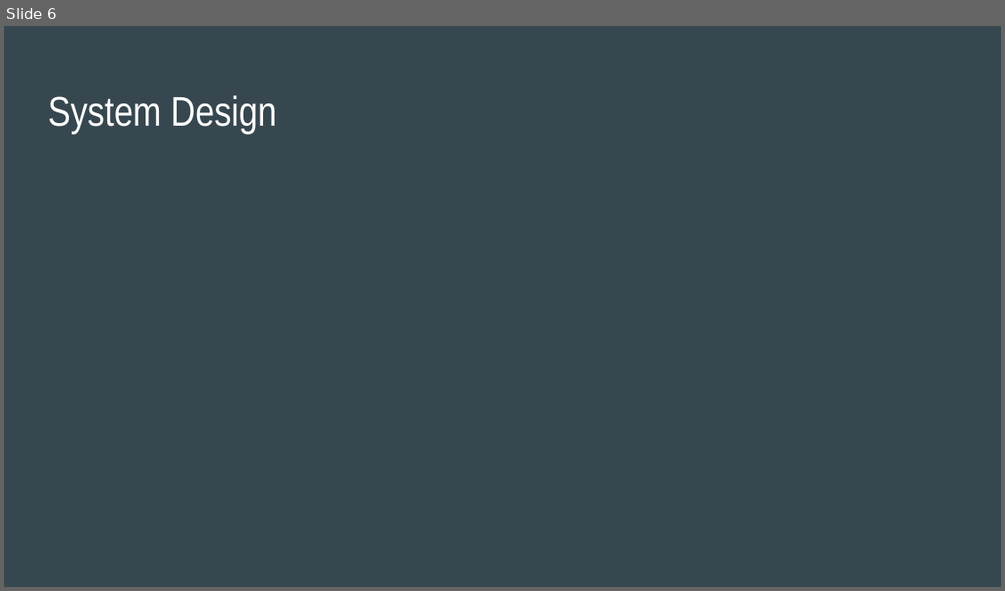
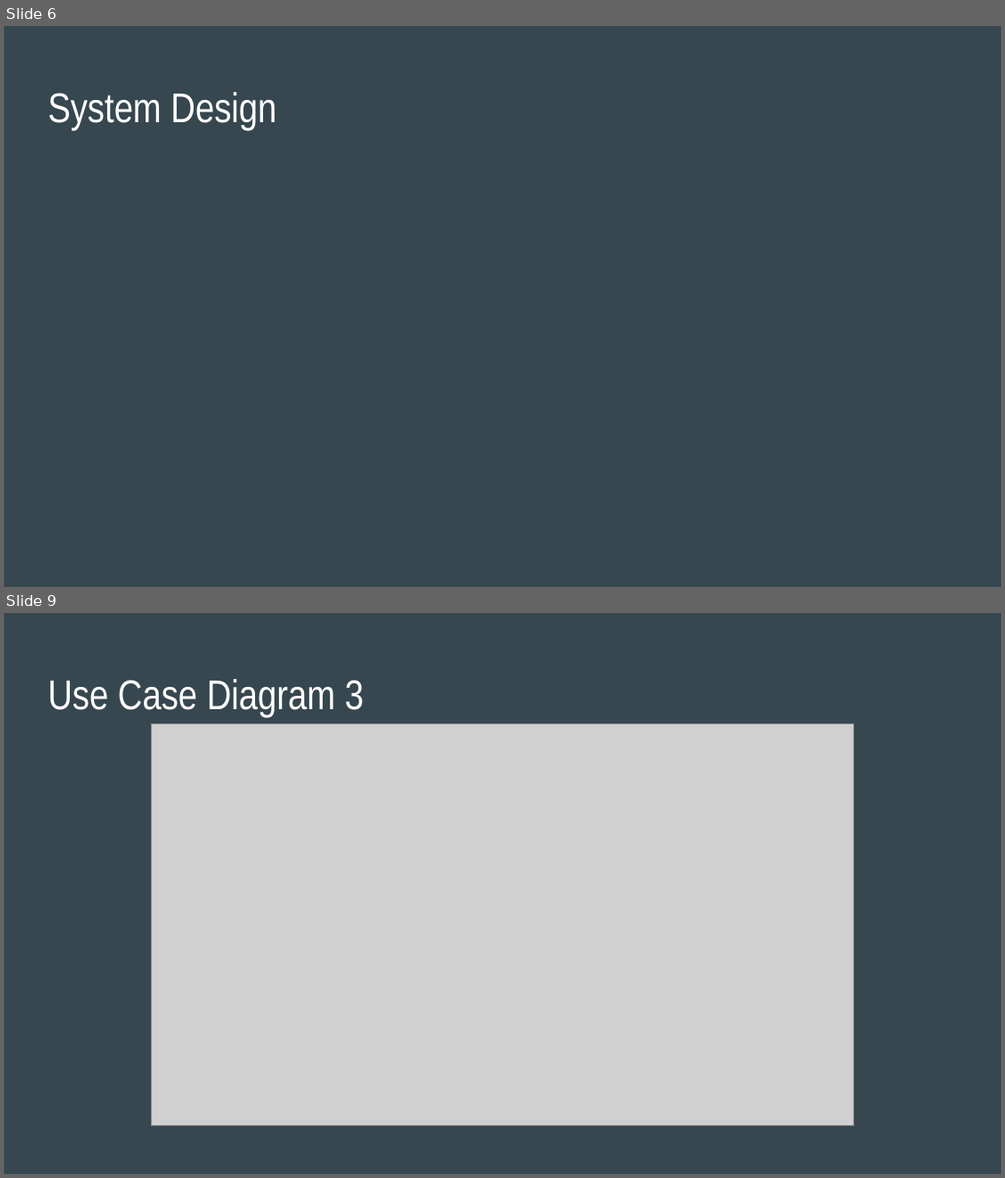
Before and after one commit to jon3654/synthsgw, a slide deck: Presentation.odp. Shown one above the other, each under a label of ours: slide 6 before the commit, slides 6 and 9 after it; the slides between them are not shown. The pictures are 1005x591 and 1005x1178 pixels, drawn with LibreOffice and Linux fonts; fonts in the diff are those of the drawing; grey boxes stand for pictures. Boxes give left, top, right and bottom in pixels: in the first picture for what was removed or moved away, otherwise in the second. Text is boxed around its words. In the diff, an @@ line names an element or a change of style, - is before the commit and + after.

```diff
--- a/Presentation.odp
+++ b/Presentation.odp
@@ slide 9 added at [4, 613, 1001, 1174], background #37474F @@
@@ title added at [48, 679, 364, 717], 30 pt, text #FFFFFF @@
+Use Case Diagram 3
@@ picture added at [152, 723, 854, 1126] @@
@@ slide 6 changed as well @@
@@ title "System Design" at [48, 92, 276, 130]: vertical alignment top to middle @@
```
Also in this commit, not shown: 4 other slides changed, 11 other slides added, 1 slide removed.
